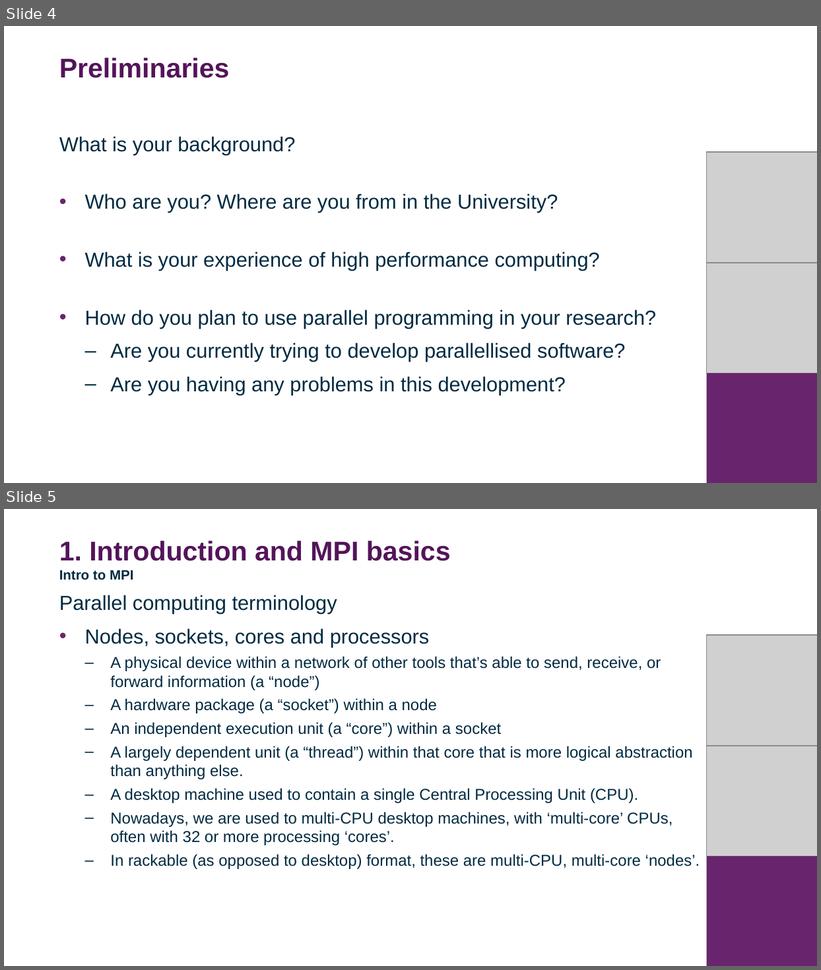
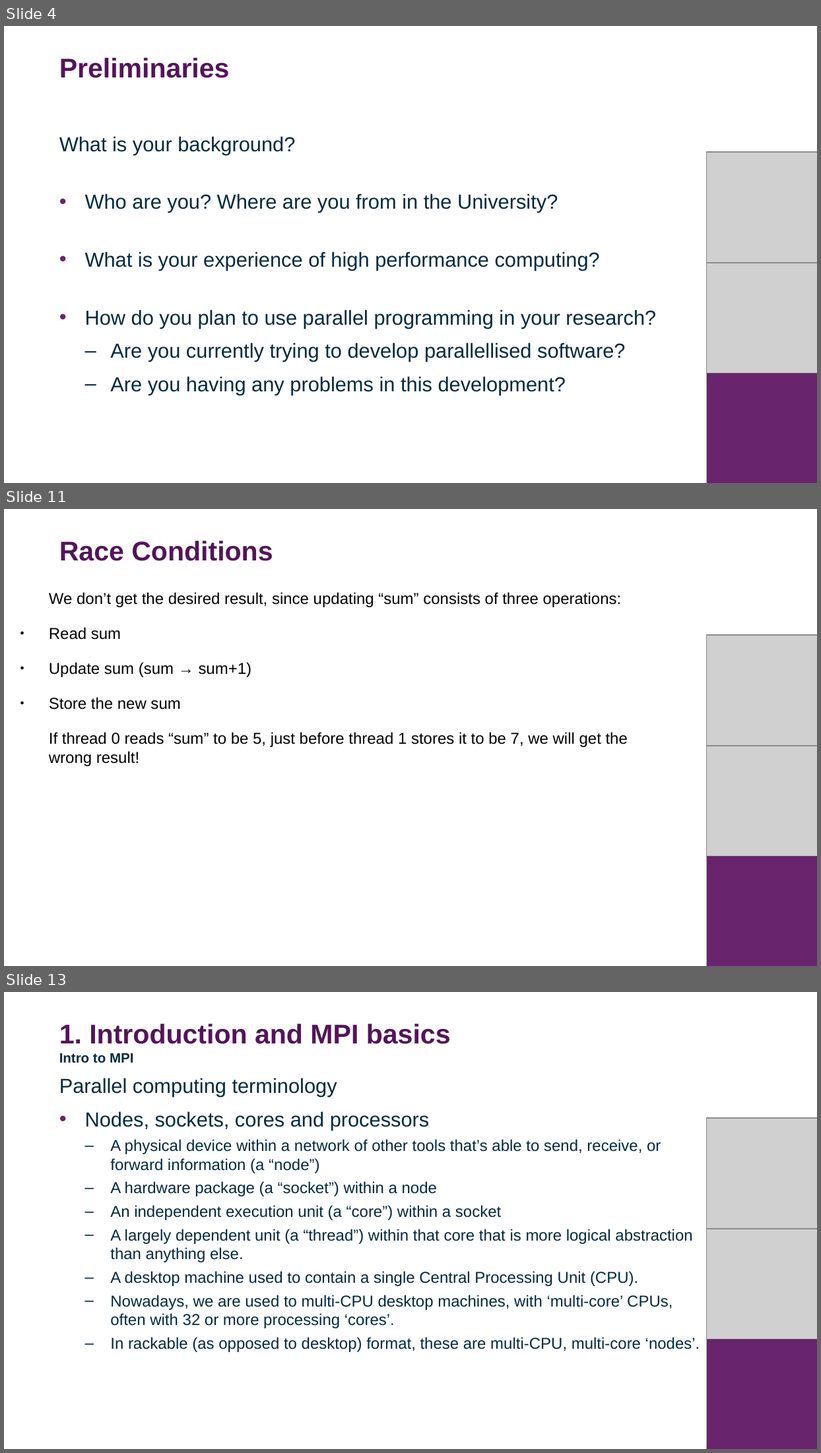
Before and after one commit to DurhamARC-Training/BasicParallelProgramming, a slide deck: MPIShortCourse_October.odp. Shown one above the other, each under a label of ours: slides 4 and 5 before the commit, slides 4, 11 and 13 after it; the slides between them are not shown. The pictures are 821x970 and 821x1453 pixels, drawn with LibreOffice and Linux fonts; fonts in the diff are those of the drawing; grey boxes stand for pictures; background and template pictures are left out. Boxes give left, top, right and bottom in pixels: in the first picture for what was removed or moved away, otherwise in the second. Text is boxed around its words. In the diff, an @@ line names an element or a change of style, - is before the commit and + after.

```diff
--- a/MPIShortCourse_October.odp
+++ b/MPIShortCourse_October.odp
@@ slide 11 added at (x1=4, y1=509, x2=817, y2=966), background #FFFFFF @@
@@ title added at (x1=59, y1=541, x2=273, y2=561), 24 pt, text #54145A, bold @@
+Race Conditions
@@ text added at (x1=49, y1=592, x2=628, y2=766), 14 pt, text #000000 @@
+We don’t get the desired result, since updating “sum” consists of three operations:
+● Read sum
+● Update sum (sum → sum+1)
+● Store the new sum
+If thread 0 reads “sum” to be 5, just before thread 1 stores it to be 7, we will get the wrong result!
@@ picture added at (x1=706, y1=635, x2=817, y2=746) @@
@@ picture added at (x1=706, y1=746, x2=817, y2=856) @@
@@ rectangle added at (x1=706, y1=856, x2=817, y2=966), fill #68246D @@
@@ what was slide 5 is now slide 13 @@
```
Also in this commit, not shown: 7 other slides added, 1 other file.
